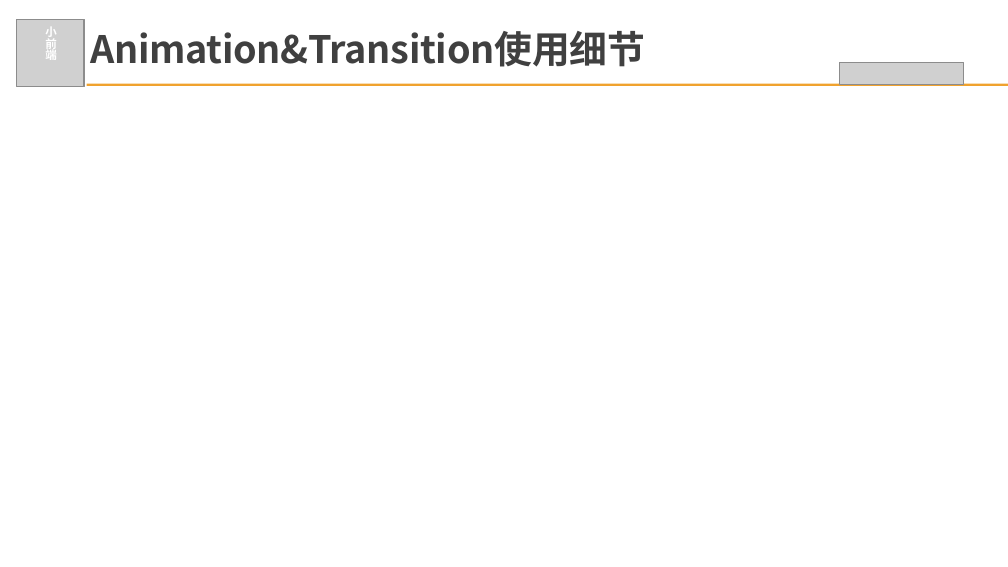
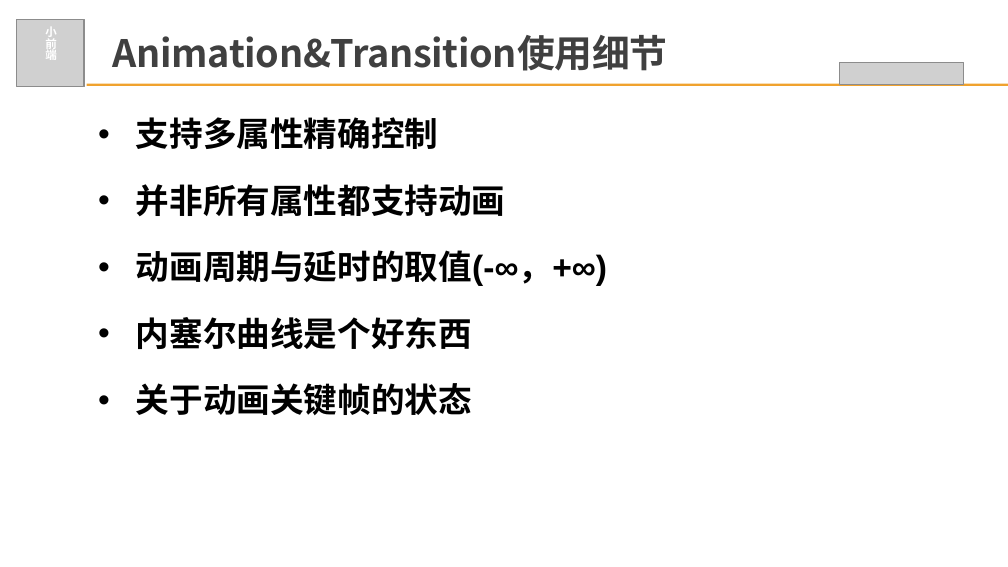
Before and after one commit to beatEmo/css-technology-demystified, a slide deck: slide 8 of web动画.pptx (slide 9 before the commit). Drawn at 1008x567 pixels with LibreOffice and Linux fonts; fonts in the diff are those of the drawing; grey boxes stand for pictures. Boxes give left, top, right and bottom in pixels: in the first picture for what was removed or moved away, otherwise in the second. Text is boxed around its words. In the diff, an @@ line names an element or a change of style, - is before the commit and + after.

```diff
--- a/web动画.pptx
+++ b/web动画.pptx
@@ text "Animation&Transition使用细节": place and size @@
-text "Animation&Transition使用细节" at <box>91,31,645,67</box>
+text "Animation&Transition使用细节" at <box>113,35,667,71</box>
@@ text added at <box>136,117,438,149</box>, 32 pt, text #000000, bold @@
+• 支持多属性精确控制
@@ text added at <box>136,184,506,216</box>, 32 pt, text #000000, bold @@
+• 并非所有属性都支持动画
@@ text added at <box>136,250,607,286</box>, 32 pt, text #000000, bold @@
+• 动画周期与延时的取值(-∞，+∞)
@@ text added at <box>136,317,472,349</box>, 32 pt, text #000000, bold @@
+• 内塞尔曲线是个好东西
@@ text added at <box>136,383,472,415</box>, 32 pt, text #000000, bold @@
+• 关于动画关键帧的状态
```
Also in this commit, not shown: 3 other slides changed, 1 slide added, 2 slides removed, 21 other files.
